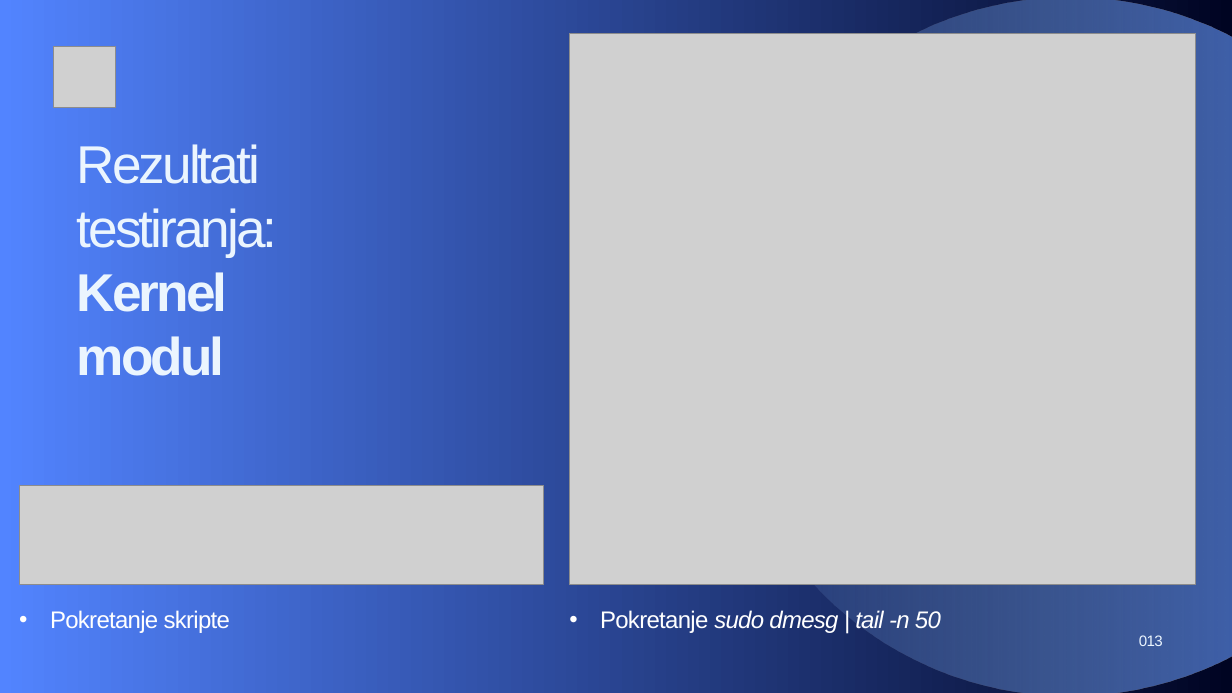
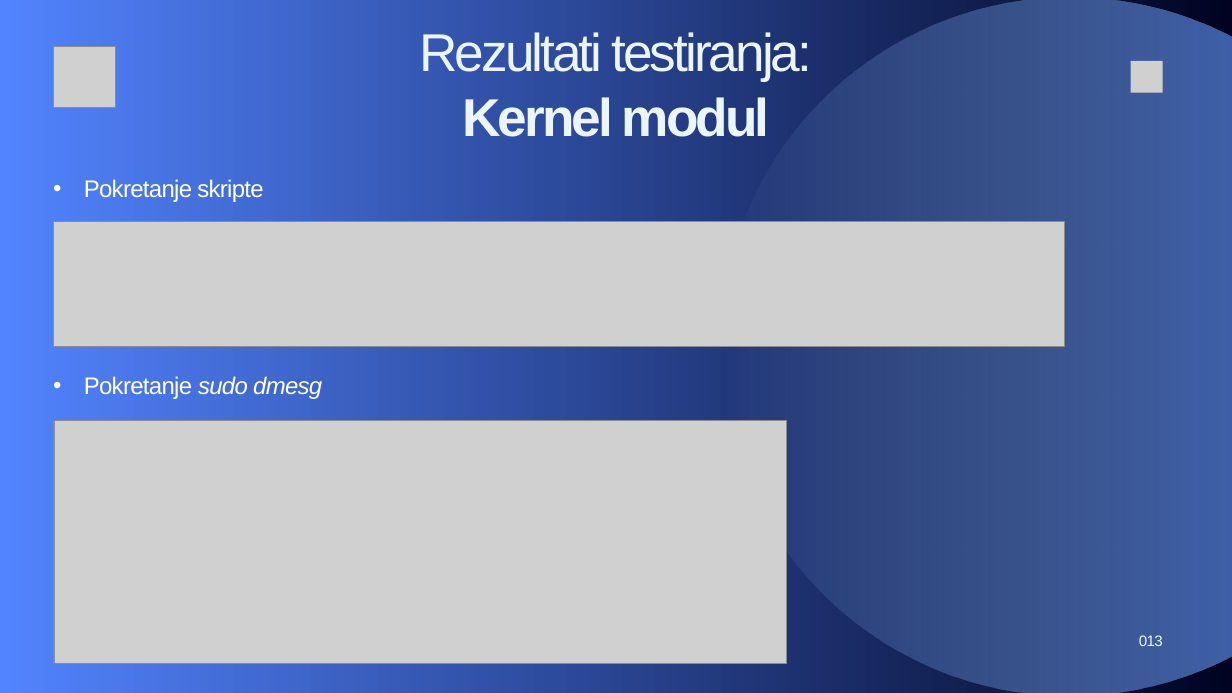
Before and after one commit to SukiDj/Linux-Kernel-Process-Monitor, a slide deck: slide 13 of Linux-Kernel-Presentation.pptx. Drawn at 1232x693 pixels with LibreOffice and Linux fonts; fonts in the diff are those of the drawing; grey boxes stand for pictures. Boxes give left, top, right and bottom in pixels: in the first picture for what was removed or moved away, otherwise in the second. Text is boxed around its words. In the diff, an @@ line names an element or a change of style, - is before the commit and + after.

Commit message:
update kernel module

```diff
--- a/Linux-Kernel-Presentation.pptx
+++ b/Linux-Kernel-Presentation.pptx
@@ text at (419, 32, 812, 82): text changed @@
-Rezultati
-testiranja:
+Rezultati testiranja:
@@ picture removed at (569, 33, 1196, 585) @@
@@ picture added at (1131, 61, 1163, 93) @@
@@ text at (462, 97, 770, 137): text changed @@
-Kernel
-modul
+Kernel modul
@@ text "Pokretanje skripte": place and size @@
-text "Pokretanje skripte" at (50, 610, 230, 633)
+text "Pokretanje skripte" at (84, 179, 263, 202)
@@ picture added at (53, 221, 1064, 346) @@
@@ text at (84, 376, 322, 399): text changed; italic off @@
-• Pokretanje sudo dmesg | tail -n 50
+• Pokretanje sudo dmesg
@@ picture added at (54, 421, 787, 663) @@
@@ picture removed at (19, 485, 543, 584) @@
```
Also in this commit, not shown: 1 other slide changed, 1 other file.
